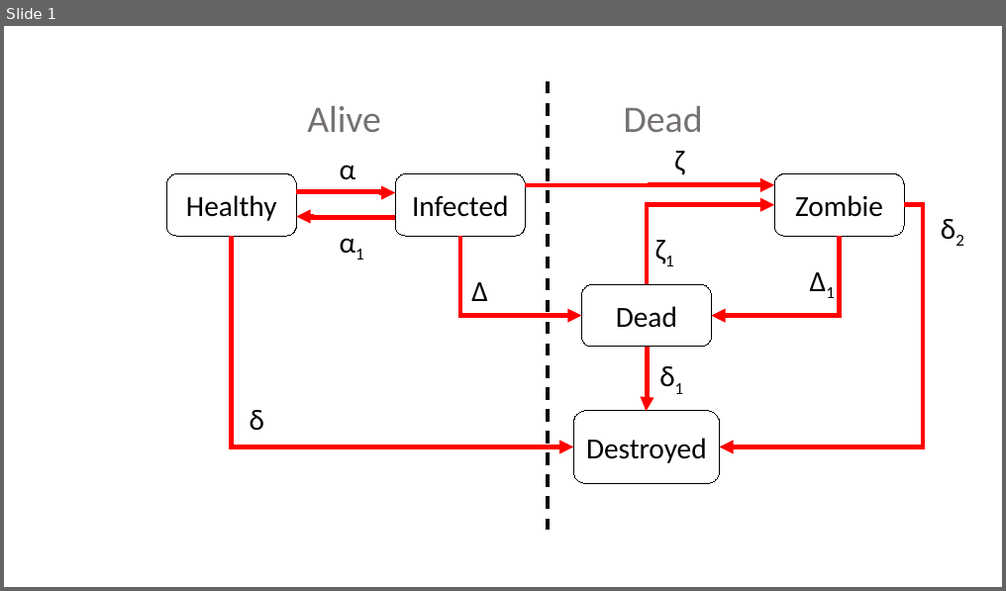
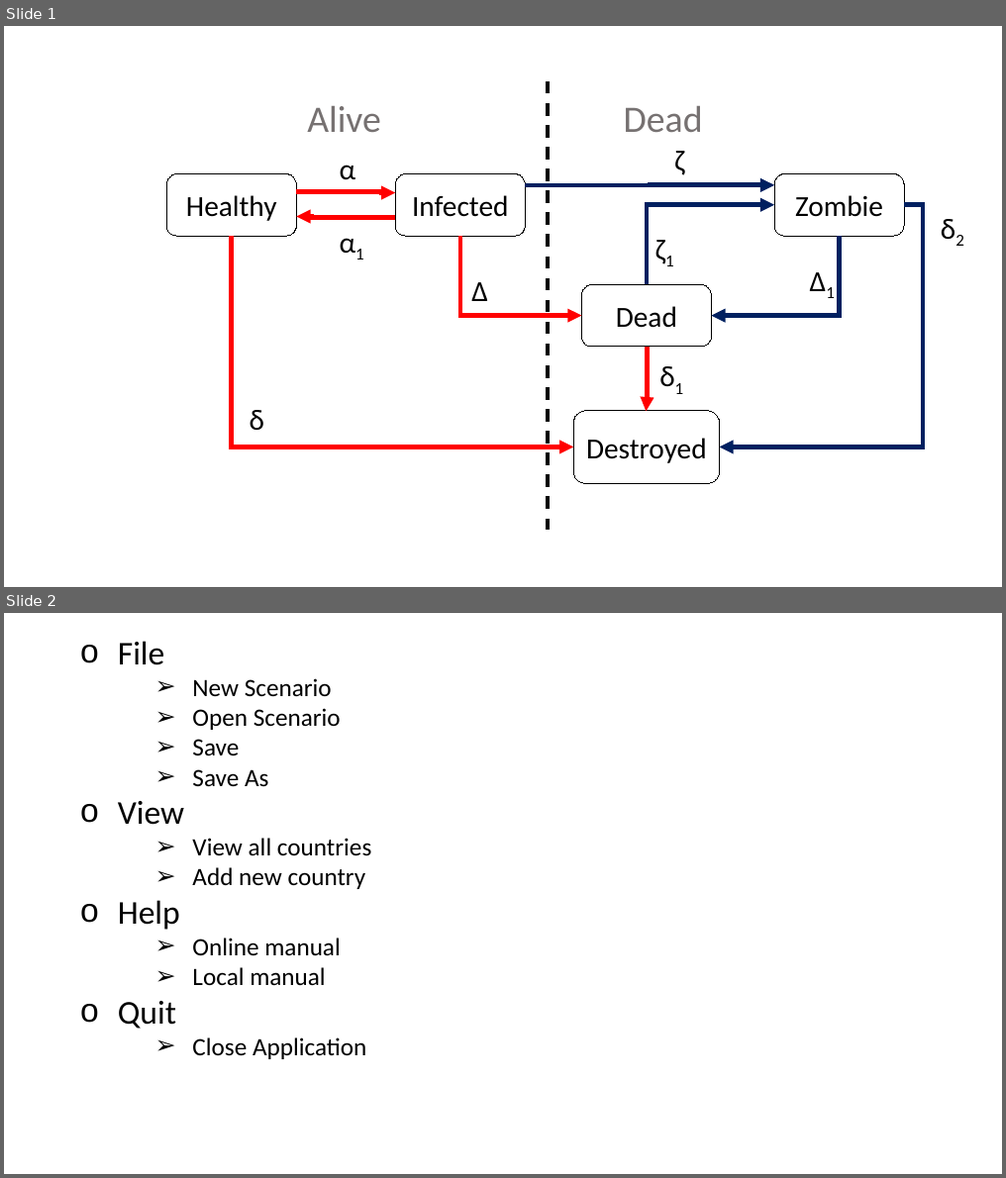
Before and after one commit to Czar-Ec/ZEUS, a slide deck: Documentation/diagrams.pptx. Shown one above the other, each under a label of ours: slide 1 before the commit, slides 1 and 2 after it. The pictures are 1006x591 and 1006x1178 pixels, drawn with LibreOffice and Linux fonts; fonts in the diff are those of the drawing. Boxes give left, top, right and bottom in pixels: in the first picture for what was removed or moved away, otherwise in the second. Text is boxed around its words. In the diff, an @@ line names an element or a change of style, - is before the commit and + after.

Commit message:
15:05 30/03/18
- removed "recent files" in scenario creator
- save now works, save as no longer a work around

- added GUI design to report

```diff
--- a/Documentation/diagrams.pptx
+++ b/Documentation/diagrams.pptx
@@ slide 2 added at [4,613,1002,1174], background #FFFFFF @@
@@ text added at [118,641,371,1059], 24 pt, text #000000 @@
+o File
+    ➢ New Scenario
+    ➢ Open Scenario
+    ➢ Save
+    ➢ Save As
+o View
+    ➢ View all countries
+    ➢ Add new country
+o Help
+    ➢ Online manual
+    ➢ Local manual
+o Quit
+    ➢ Close Application
@@ slide 1 changed as well @@
@@ elbow arrow (525, 185) - (774, 185): stroke #FF0000 4.5 pt to #002060 4.5 pt @@
@@ elbow arrow (647, 285) - (774, 205): stroke #FF0000 4.5 pt to #002060 4.5 pt @@
@@ elbow arrow (905, 205) - (720, 448): stroke #FF0000 4.5 pt to #002060 4.5 pt @@
@@ elbow arrow (840, 236) - (712, 316): stroke #FF0000 4.5 pt to #002060 4.5 pt @@
```
Also in this commit, not shown: 15 other files.
